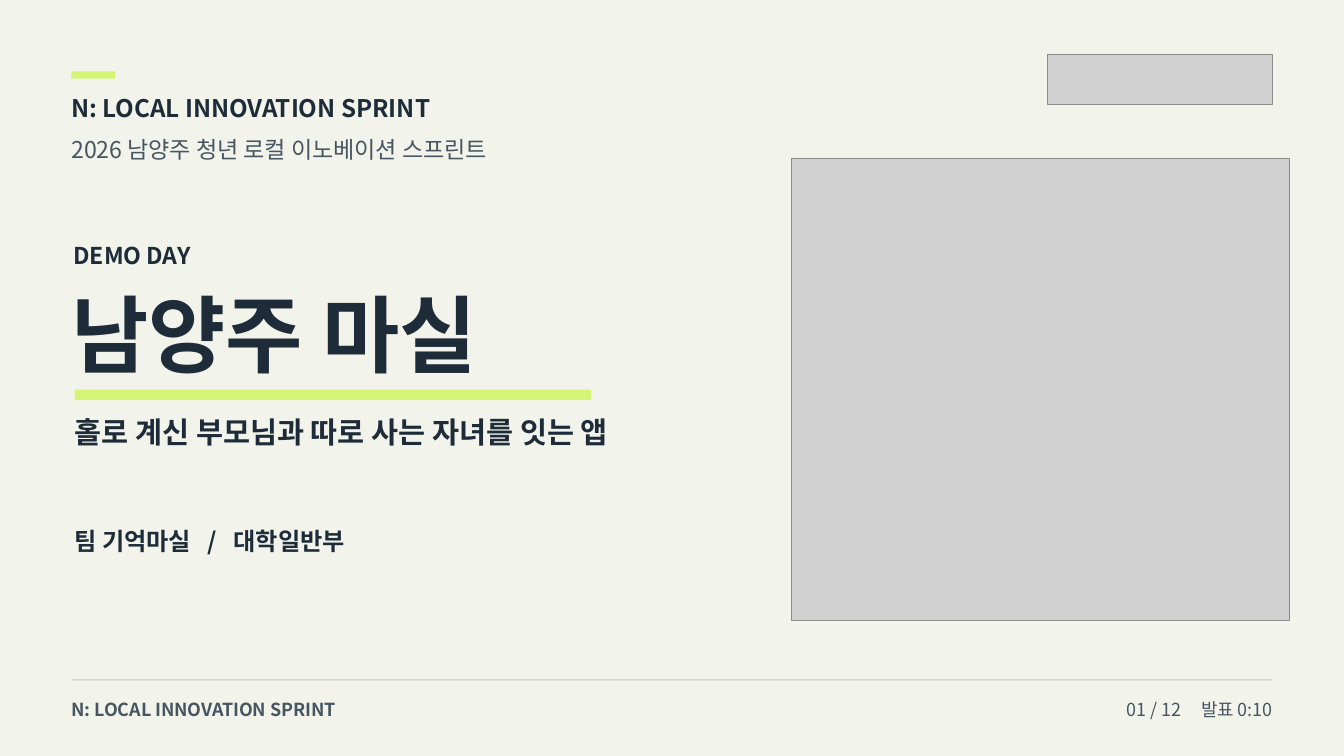
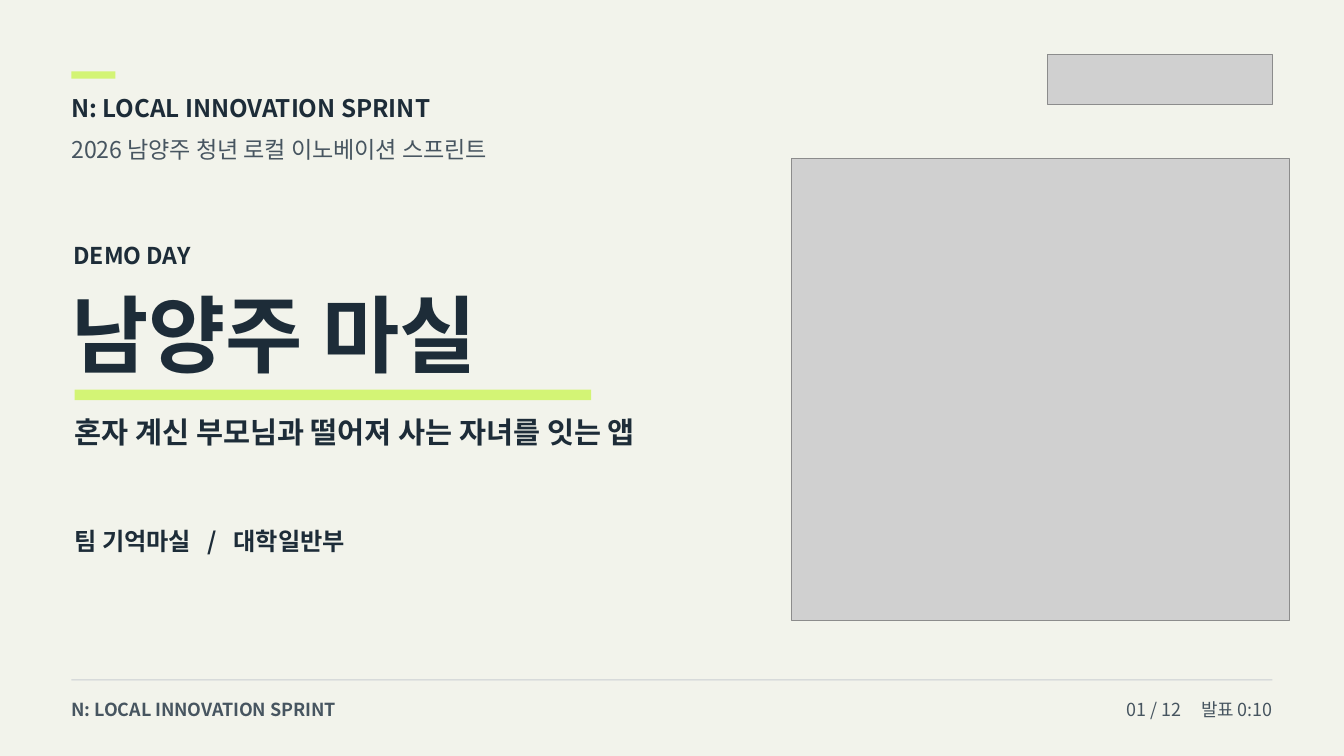
Before and after one commit to howoo101/masil, a slide deck: slide 1 of files/pitch-deck-B.pptx. Drawn at 1344x756 pixels with LibreOffice and Linux fonts; fonts in the diff are those of the drawing; grey boxes stand for pictures. Boxes give left, top, right and bottom in pixels: in the first picture for what was removed or moved away, otherwise in the second. Text is boxed around its words. In the diff, an @@ line names an element or a change of style, - is before the commit and + after.

```diff
--- a/files/pitch-deck-B.pptx
+++ b/files/pitch-deck-B.pptx
@@ text at [75, 418, 635, 446]: text changed @@
-홀로 계신 부모님과 따로 사는 자녀를 잇는 앱
+혼자 계신 부모님과 떨어져 사는 자녀를 잇는 앱
```
Also in this commit, not shown: 8 other slides changed, 2 other files.
